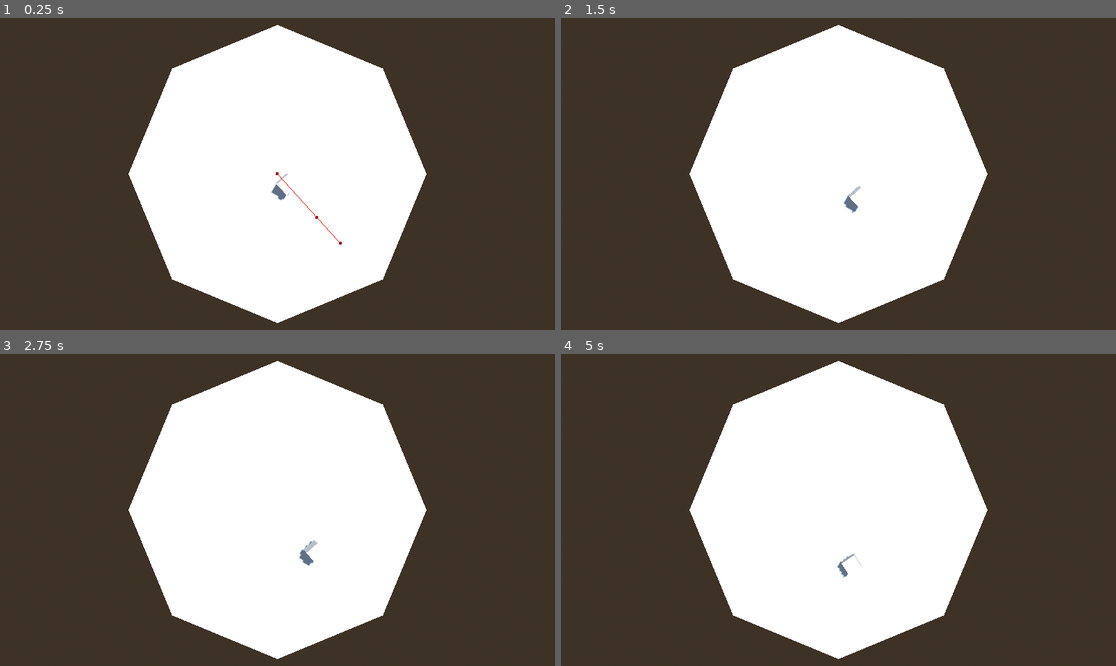
Above: before the commit, frames 1-4 (two rows, left to right).
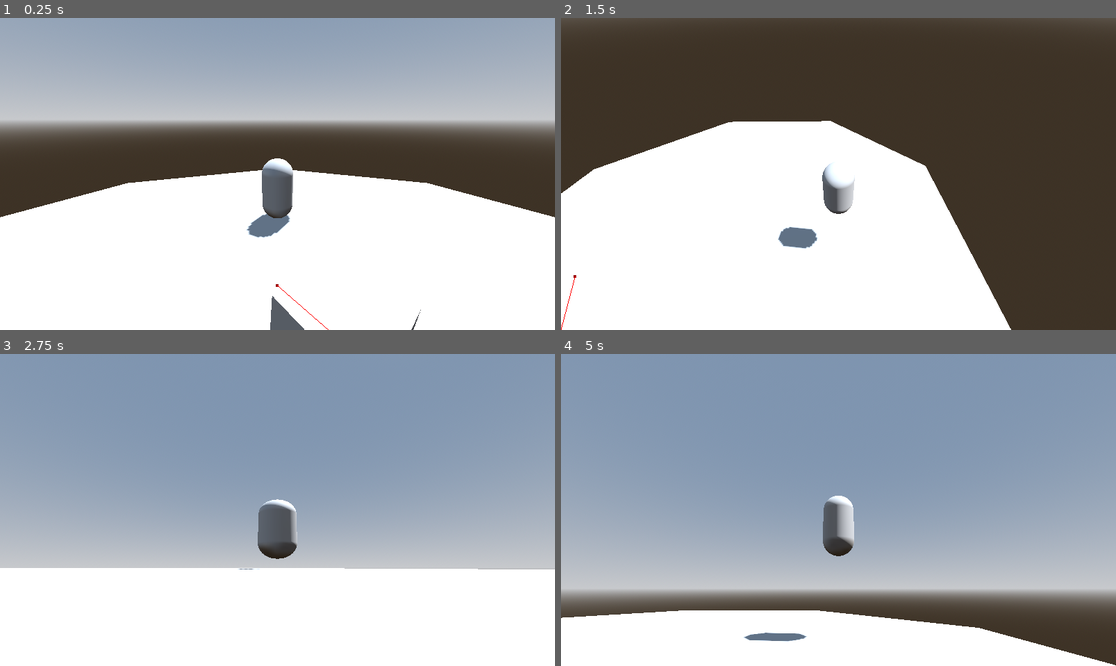
Above: after the commit, the same moments.

Repository: Gertkeno/GGJ2025
Game: Godot game, scene res://bobby_test_scene.tscn
Same seed, same stepped clock (60 frames per second), same inputs: the game is played once before the commit and once after it. This scene is started directly instead of the project's main scene.
Inputs (mouse positions are in pixels of both pictures, inside the frame that each line leads up to):
- Up to frame 1 (0.25 s): no input
- Up to frame 2 (1.5 s): move the mouse to (960, 158) at 0.52 s; hold Right (right) 0.53-1.25 s; hold Space (jump) 0.53-1.25 s; click (960, 158) at 0.67 s; drag from (727, 189) to (810, 236) at 1.27 s
- Up to frame 3 (2.75 s): move the mouse to (333, 441) at 2.02 s; hold Right (right) from 2.03 s (still down); hold Shift (crouch) from 2.03 s (still down); tap Space (jump) at 2.3 s
- Up to frame 4 (5 s): release Right (right) at 2.75 s; release Shift (crouch) at 2.75 s; drag from (810, 572) to (672, 463) at 2.77 s; move the mouse to (1005, 556) at 3.52 s; press the mouse at (1005, 556) at 3.53 s; hold Left (left) 3.53-4.25 s; tap Space (jump) at 3.77, 3.8, 4.07 s; release the mouse at (1005, 556) at 4.25 s; drag from (672, 463) to (755, 432) at 4.27 s

The runs differ from the first frame. In frame 1, 74% of the frame differs, in the area x 0-100%, y 0-100%; in frame 2, 36%; in frame 3, 91%; in frame 4, 93%.

Commit message:
got the bull animal chasing the player
it looks reeeeaaaally friendly

Diff:
--- a/DefenseBeast/defense_beast.gd
+++ b/DefenseBeast/defense_beast.gd
@@ -10,6 +10,7 @@
 # Called when the node enters the scene tree for the first time.
 func _ready() -> void:
 	default_behavior.init_curve_points(default_curve)
+	defense_behavior.bubble_animal = bubble_animal
 	pass # Replace with function body.
 
 
@@ -26,8 +27,11 @@
 func _input(event: InputEvent) -> void:
 	# TODO have it change behavior if it notices the player.
 	if event.is_action_pressed("jump"):
-		if bubble_animal.get_parent() == default_behavior:
-			bubble_animal.reparent(defense_behavior)
-		else:
+		if bubble_animal.get_parent() == defense_behavior:
 			bubble_animal.reparent(default_behavior)
-		pass
+
+func _on_bubble_animal_notice_player(player: Player) -> void:
+	# do the collisioning
+	if bubble_animal.get_parent() == default_behavior:
+		defense_behavior.player = player
+		bubble_animal.reparent(defense_behavior)
--- a/DefenseBeast/defense_beast.tscn
+++ b/DefenseBeast/defense_beast.tscn
@@ -19,3 +19,5 @@
 
 [node name="DefenseBehavior" type="Node3D" parent="."]
 script = ExtResource("3_cdged")
+
+[connection signal="on_notice_player" from="DefaultBehavior/BubbleAnimal" to="." method="_on_bubble_animal_notice_player"]
--- a/DefenseBeast/defense_behavior.gd
+++ b/DefenseBeast/defense_behavior.gd
@@ -1,6 +1,8 @@
 extends Node3D
 class_name DefenseBehavior
 
+var player: Player = null
+var bubble_animal: BubbleAnimal = null
 
 # Called when the node enters the scene tree for the first time.
 func _ready() -> void:
@@ -12,4 +14,8 @@
 	pass
 
 func process_behavior(delta: float) -> void:
-	pass
+	bubble_animal.move_speed = 8
+	#bubble_animal.direction = player.global_position
+	bubble_animal.direction = bubble_animal.global_position.direction_to(player.global_position)
+	bubble_animal.look_at(player.global_position)
+	bubble_animal.apply_movement()
--- a/System/bubble_animal.gd
+++ b/System/bubble_animal.gd
@@ -2,6 +2,8 @@
 class_name BubbleAnimal
 
 const default_move_speed = 4.0
+
+signal on_notice_player(player: Player)
 
 @onready var navigation_agent: NavigationAgent3D = $NavigationAgent3D
 var direction: Vector3 = Vector3.ZERO
@@ -20,3 +22,9 @@
 func apply_movement() -> void:
 	velocity = direction * move_speed
 	move_and_slide()
+
+
+
+func _on_vision_collision_entered_tree(node: Node) -> void:
+	if node is Player:
+		on_notice_player.emit(node)
--- a/System/bubble_animal.tscn
+++ b/System/bubble_animal.tscn
@@ -1,10 +1,14 @@
-[gd_scene load_steps=4 format=3 uid="uid://by4by86dfprkd"]
+[gd_scene load_steps=6 format=3 uid="uid://by4by86dfprkd"]
 
 [ext_resource type="Script" path="res://System/bubble_animal.gd" id="1_qslwe"]
 
 [sub_resource type="BoxMesh" id="BoxMesh_bx24e"]
 
+[sub_resource type="CapsuleMesh" id="CapsuleMesh_5tddd"]
+
 [sub_resource type="CapsuleShape3D" id="CapsuleShape3D_7xy4i"]
+
+[sub_resource type="SphereShape3D" id="SphereShape3D_g7hgu"]
 
 [node name="BubbleAnimal" type="CharacterBody3D"]
 script = ExtResource("1_qslwe")
@@ -12,8 +16,21 @@
 [node name="MeshInstance3D" type="MeshInstance3D" parent="."]
 mesh = SubResource("BoxMesh_bx24e")
 
+[node name="MeshInstance3D2" type="MeshInstance3D" parent="."]
+transform = Transform3D(0.431424, 0, 0, 0, -1.26316e-08, -0.416704, 0, 0.288976, -1.82147e-08, 0, 0, -0.687681)
+mesh = SubResource("CapsuleMesh_5tddd")
+
 [node name="CollisionShape3D" type="CollisionShape3D" parent="."]
 shape = SubResource("CapsuleShape3D_7xy4i")
 
+[node name="VisionArea" type="Area3D" parent="."]
+collision_mask = 32
+
+[node name="CollisionShape3D" type="CollisionShape3D" parent="VisionArea"]
+transform = Transform3D(3, 0, 0, 0, 3, 0, 0, 0, 3, 0, 0, -1.938)
+shape = SubResource("SphereShape3D_g7hgu")
+
 [node name="NavigationAgent3D" type="NavigationAgent3D" parent="."]
 debug_enabled = true
+
+[connection signal="body_entered" from="VisionArea" to="." method="_on_vision_collision_entered_tree"]
--- a/bobby_test_scene.tscn
+++ b/bobby_test_scene.tscn
@@ -1,7 +1,8 @@
-[gd_scene load_steps=7 format=3 uid="uid://vnpmxqbs7r86"]
+[gd_scene load_steps=8 format=3 uid="uid://vnpmxqbs7r86"]
 
 [ext_resource type="PackedScene" uid="uid://bso8oicnpy2nr" path="res://DefenseBeast/defense_beast.tscn" id="1_ifvjf"]
-[ext_resource type="Curve3D" uid="uid://bgxh0fify3qxn" path="res://DefenseBeast/test_curve.tres" id="2_db824"]
+[ext_resource type="Curve3D" uid="uid://hm1okgxcurwp" path="res://DefenseBeast/test_curve.tres" id="2_db824"]
+[ext_resource type="PackedScene" uid="uid://ugfu6pob7c41" path="res://System/player.tscn" id="3_hdd4q"]
 
 [sub_resource type="ProceduralSkyMaterial" id="ProceduralSkyMaterial_smj01"]
 sky_horizon_color = Color(0.64625, 0.65575, 0.67075, 1)
@@ -32,9 +33,6 @@
 [node name="DefenseBeast" parent="." node_paths=PackedStringArray("default_curve") instance=ExtResource("1_ifvjf")]
 default_curve = NodePath("../Path3D")
 
-[node name="Camera3D" type="Camera3D" parent="."]
-transform = Transform3D(1, 0, 0, 0, -4.37114e-08, 1, 0, -1, -4.37114e-08, 0, 15, 0)
-
 [node name="Path3D" type="Path3D" parent="."]
 transform = Transform3D(1, 0, 0, 0, 1, 0, 0, 0, 1, 3, 0, 0)
 curve = ExtResource("2_db824")
@@ -47,3 +45,6 @@
 use_collision = true
 radius = 11.0
 height = 1.0
+
+[node name="Player" parent="." instance=ExtResource("3_hdd4q")]
+transform = Transform3D(1, 0, 0, 0, 1, 0, 0, 0, 1, 0, 1, -4)
Not shown: 1 places in DefenseBeast/defense_beast.tscn that only renumber resources
Not shown: 1 places in DefenseBeast/test_curve.tres that only renumber resources
